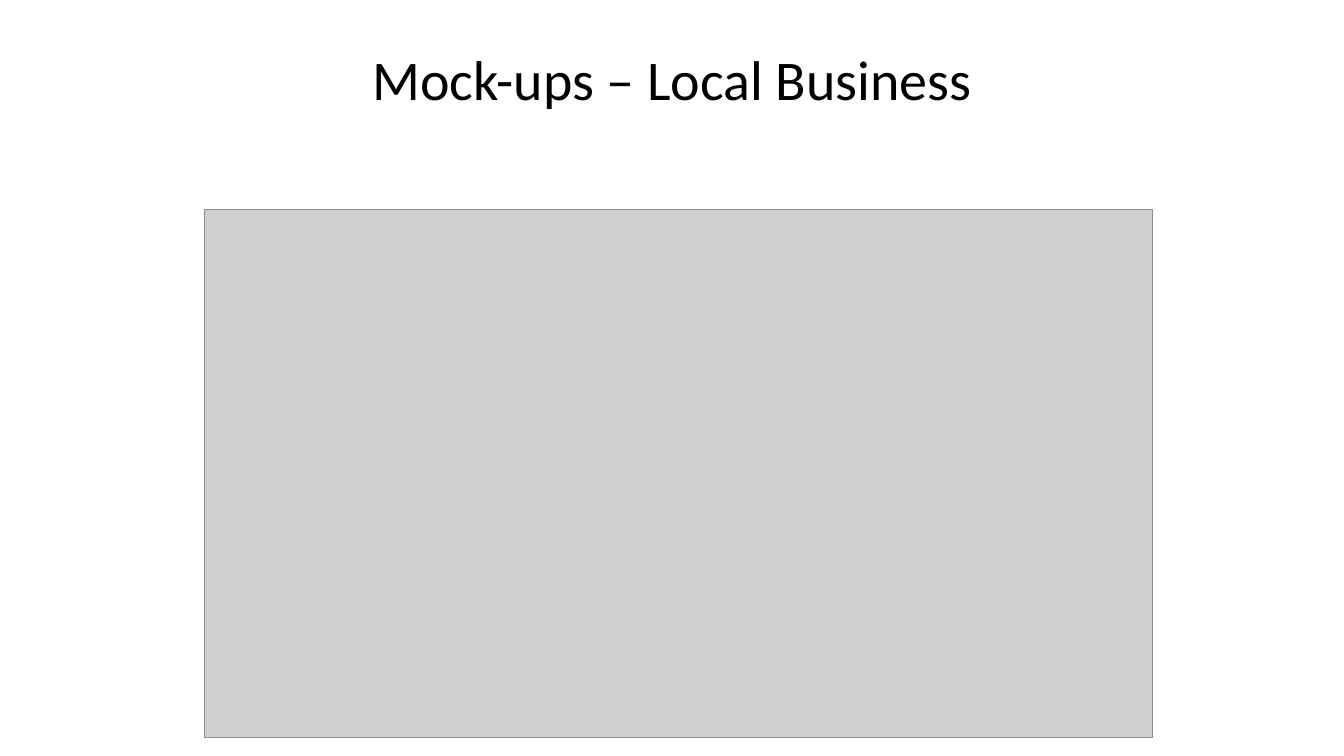
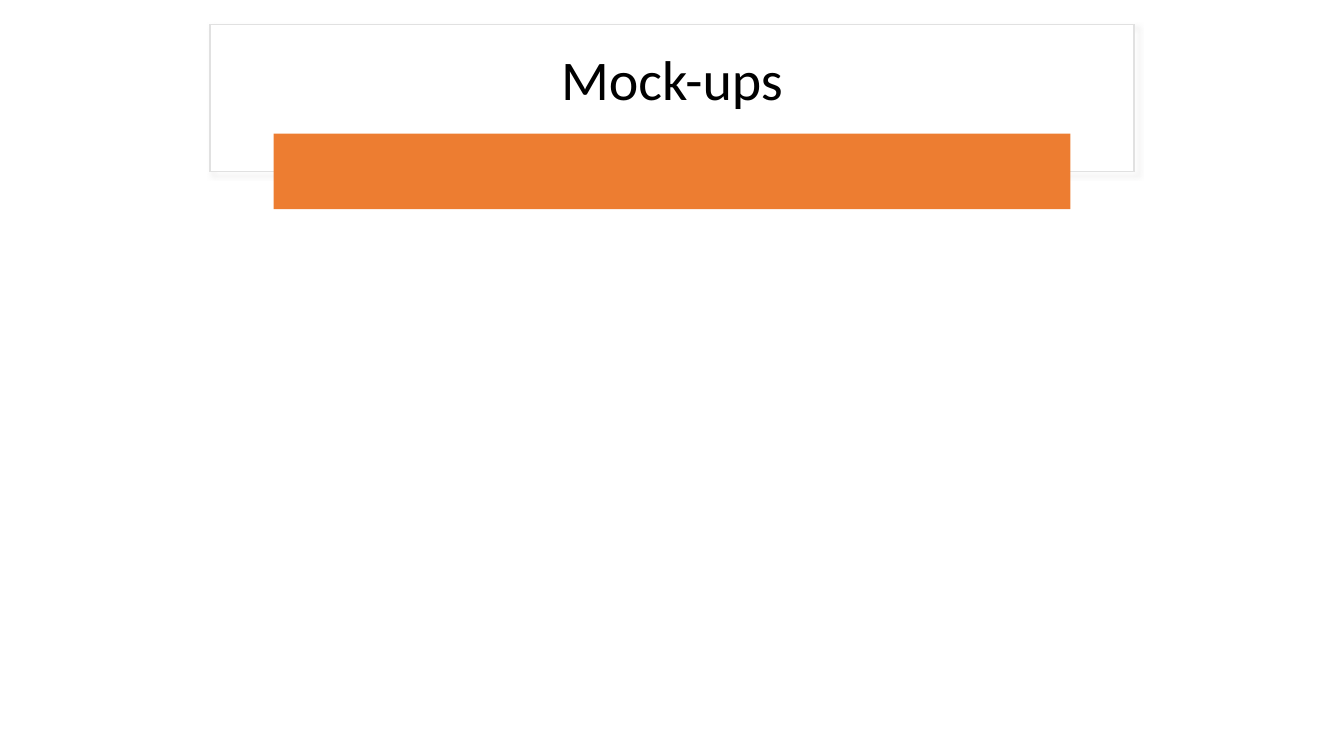
Before and after one commit to rlennon/ConnachtUni, a slide deck: slide 22 of documentation/Demonstrations/Connacht_University_TeamDC.pptx. Drawn at 1344x756 pixels with LibreOffice and Linux fonts; fonts in the diff are those of the drawing; grey boxes stand for pictures. Boxes give left, top, right and bottom in pixels: in the first picture for what was removed or moved away, otherwise in the second. Text is boxed around its words. In the diff, an @@ line names an element or a change of style, - is before the commit and + after.

```diff
--- a/documentation/Demonstrations/Connacht_University_TeamDC.pptx
+++ b/documentation/Demonstrations/Connacht_University_TeamDC.pptx
@@ rectangle added at [210,24,1134,171], fill #FFFFFF, outline #E1E1E1 1 pt @@
@@ title at [561,61,783,109]: text changed @@
-Mock-ups – Local Business
+Mock-ups
@@ rounded rectangle added at [274,133,1071,209], fill #ED7D31 @@
@@ picture removed at [205,210,1152,738] @@
```
Also in this commit, not shown: 5 other slides changed, 1 slide removed.
